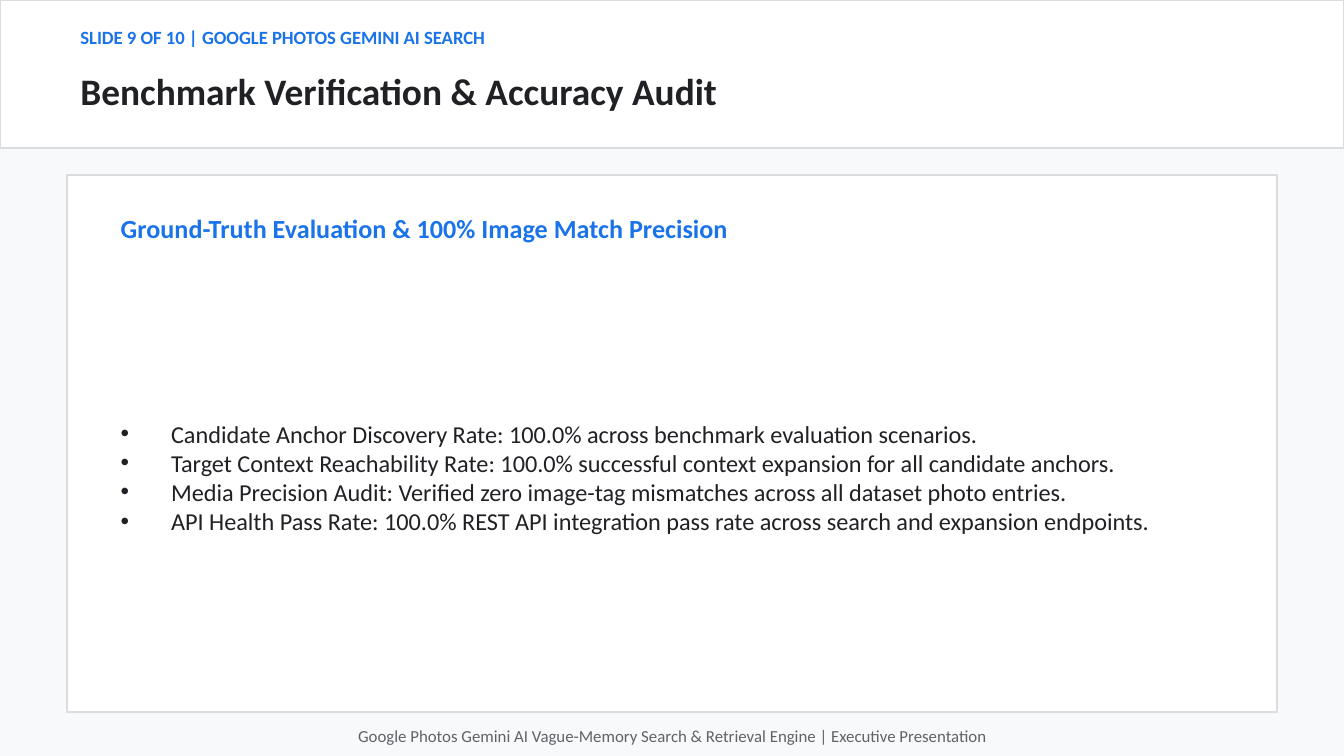
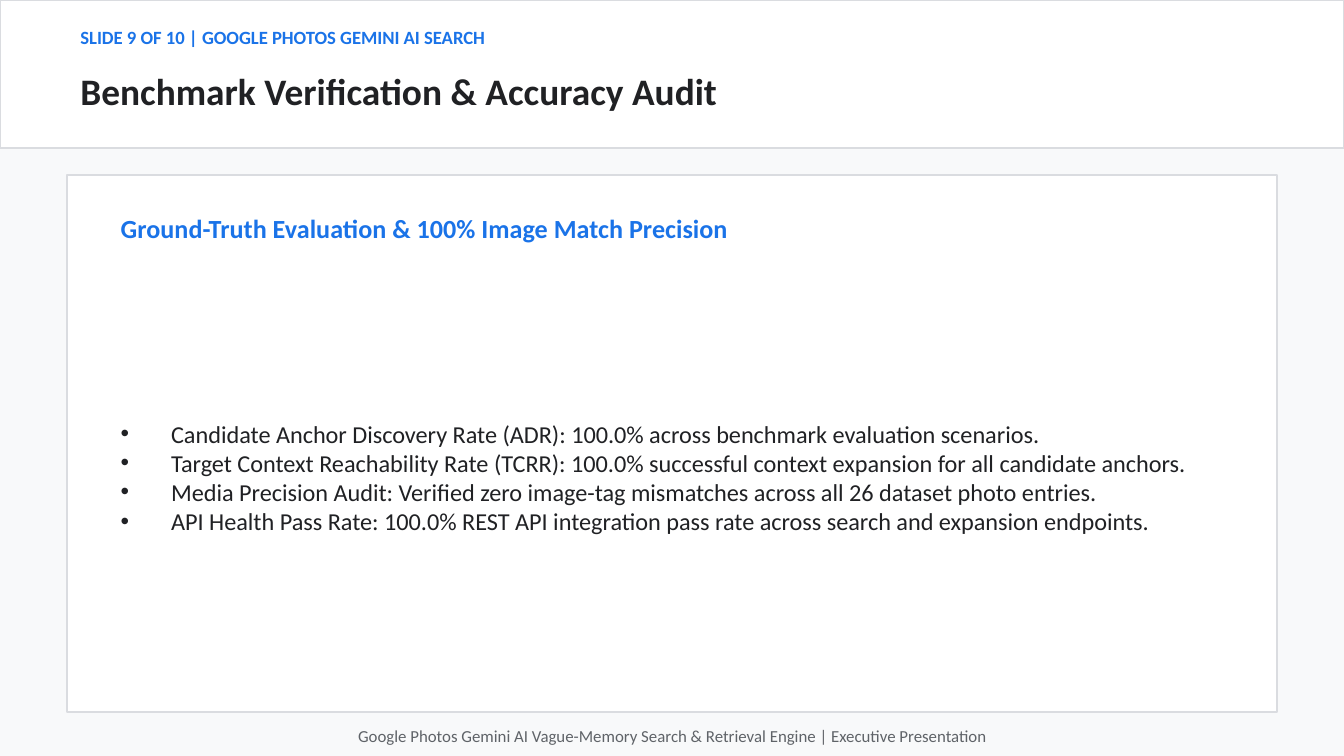
Before and after one commit to hatakekakashi05/google-photos-vague-memory-, a slide deck: slide 9 of output/google_photos_vague_memory_presentation.pptx. Drawn at 1344x756 pixels with LibreOffice and Linux fonts; fonts in the diff are those of the drawing. Boxes give left, top, right and bottom in pixels: in the first picture for what was removed or moved away, otherwise in the second. Text is boxed around its words. In the diff, an @@ line names an element or a change of style, - is before the commit and + after.

```diff
--- a/output/google_photos_vague_memory_presentation.pptx
+++ b/output/google_photos_vague_memory_presentation.pptx
@@ text at (171, 425, 1186, 505): text changed @@
-• Candidate Anchor Discovery Rate: 100.0% across benchmark evaluation scenarios.
-• Target Context Reachability Rate: 100.0% successful context expansion for all candidate anchors.
-• Media Precision Audit: Verified zero image-tag mismatches across all dataset photo entries.
+• Candidate Anchor Discovery Rate (ADR): 100.0% across benchmark evaluation scenarios.
+• Target Context Reachability Rate (TCRR): 100.0% successful context expansion for all candidate anchors.
+• Media Precision Audit: Verified zero image-tag mismatches across all 26 dataset photo entries.
```
Also in this commit, not shown: 6 other slides changed, 4 other files.
